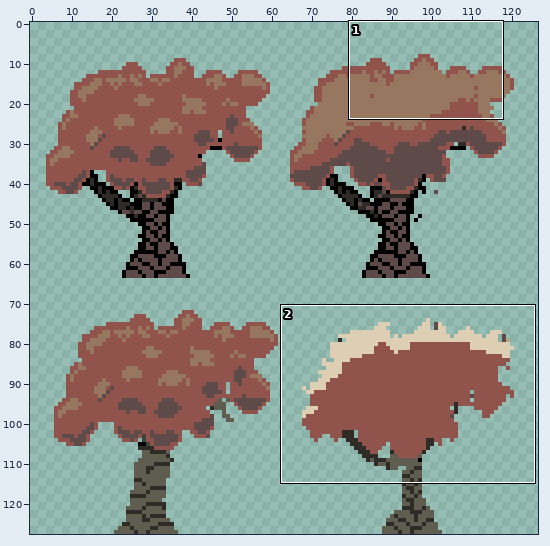
Two states of a pixel-art file, assets/enviroment/tree.ase. The first picture is a wide view before the edit; the outline marks the close-up.
Close-up. The starting point:
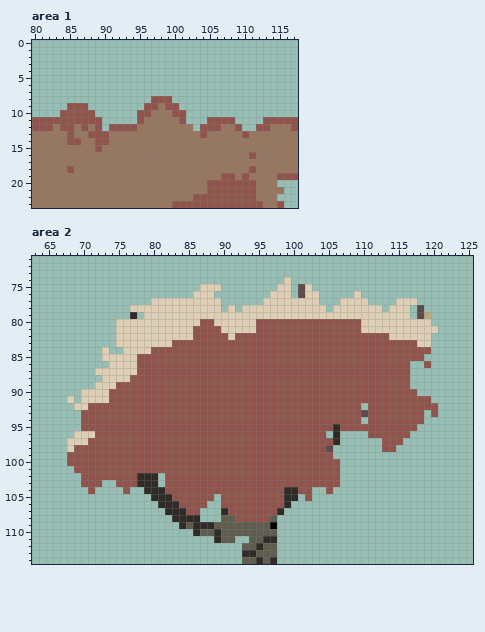
128x128 pixels, 1 frame. Shown: area 1: x 80..117, y 0..23; area 2: x 63..125, y 71..114. The wide view leaves out empty margins. The commit also changed other parts of the picture, which this record leaves out.
The same view after the edit:
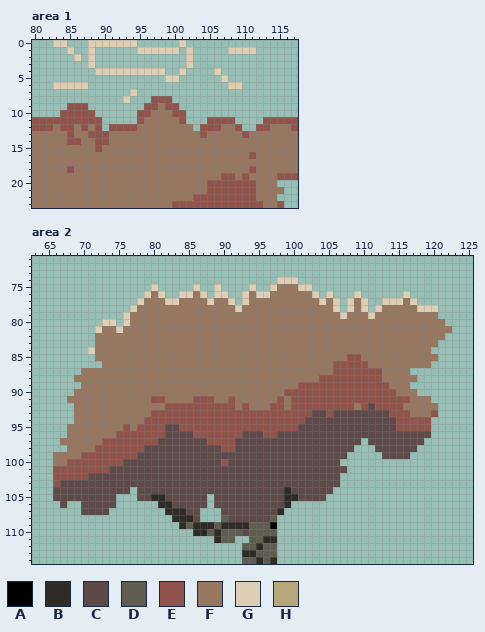
Palette (. is transparent): A #000000  B #2f2c27  C #5e4a48  D #5f5d4f  E #90544d  F #977760  G #deceb4  H #b6a87b
What changed:
Changed rows in their new state; - is an unchanged pixel.
Area 1, layer "leaves":
first column x 83:
 0 GG---GGGGGGG------G----------
 1 --G--G------GGGGGG-G-----GGGG
 2 ---G-G-------------G---------
 3 -----G-------------G---------
 4 ------GGGGGGGGGG--G----G-----
 5 ----------------GG------G----
 6 GGGGG--------------------GG--
 7 -----------G-----------------
 8 ----------G------------------
Area 2, layer "leaves":
first column x 66:
 74 --------------------------------G-G----------------------
 75 --------------G-----G..-----G--GFFFG---------------------
 76 -------------GFG--GGF-.GG--GFGGFFFFFF--G----------G------
 77 ------------GFFF--FFFF-FFG-GFFFFFFFFFFGFG.-F---GG-F------
 78 ------------FFFFFFFFFFFFFFGFFFFFFFFFFFFF-.-F-.-FFFFFGGG--
 79 ----------GFFFFFFFFFFFFFFFFFFFFFFFFFFFFFF-FFF-FFFFFFFFF--
 80 -------GG.-FFFFFFFFFFFFFFFFFFFFFFFFFFFFFFFFFFFFFFFFFFFFF-
 81 ------GFF-FFFFFFFFFFFFFFFFFFFFFFFFFFFFFFFFFFFFFFFFFFFFFFF
 82 ------FFFFFFFFFFFFFFFFFFFFFFFFFFFFFFFFFFFFFFFFFFFFFFFFFF-
 83 ------FFFFFFFFFFFFFFFFFFFFFFFFFFFFFFFFFFFFFFFFFFFFFFFFF--
 84 -----GFFFFFFFFFFFFFFFFFFFFFFFFFFFFFFFFFFFFFFFFFFFFFFFF---
 85 ------FFFFFFFFFFFFFFFFFFFFFFFFFFFFFFFFFFFF--FFFFFFFFFFF--
 86 -------FFFFFFFFFFFFFFFFFFFFFFFFFFFFFFFFF-----FFFFFFFFF---
 87 ----FFFFFFFFFFFFFFFFFFFFFFFFFFFFFFFFFFFF-------FFFF------
 88 ---FFFFFFFFFFFFFFFFFFFFFFFFFFFFFFFFFFF---------FFFFF-----
 89 ----FFFFFFFFFFFFFFFFFFFFFFFFFFFFFFF-------------FFF------
 90 ---FFFFFFFFFFFFFFFFFFFFFFFFFFFFFF----------------FFF-----
 91 --FFFFFFFFFFFF--FFFF---FF-FFFFFF-F-----------------FFF---
 92 ---FFFFFFFFFFFFF----------F-FFF--F---------FEC----FFFFF--
 93 ---FFFFFFFFFFF-----------------------CC-CCCC-CCC---FFF---
 94 ---FFFFFFFFFF-----------------------CCCCCCCCCCCCC----E---
 95 --FFFFFFFF-F----CC-----------------CCCCCCCCCCCCCC---EE---
 96 --FFFFFFF-------CCCC-------CCC--CCCCCCCCCCCCCCCCCCCCCC---
 97 -FFFFFF--------CCCCCCC----CCCCCCCCCCCCCCCCCC-CCCCCCCC----
 98 --FFFF-------CCCCCCCCCCC--CCCCCCCCCCCCC-CCC---CCCCCC-----
 99 FFFF--------CCCCCCCCCCCCCCCCCCCCCCCCCCCCCC-----CCCC------
100 FF--------CCCCCCCCCCCCCC-CCCCCCCCCCCCCCCC----------------
101 EEE-----CCCCCCCCCCCCCCCCCCCCCCCCCCCCCCCCCC---------------
102 EEEE-CCCCCCCCCCCCCCCCCCCCCCCCCCCCCCCCCCCC----------------
103 ECCCCCCCCCCCCCCCCCCCCCCCCCCCCCCCCCCCCCCCC----------------
104 CCCCCCCCCCC-CCCCCCCCCCCCCCCCCCCCC-CCCCCC-----------------
105 CCCCCCCCC---CC--CCCCCC.CCCCCCCCCC--CCCC------------------
106 -C--CCCCC--------CCCCC-CCCCCCCCCC------------------------
107 ----CCCC-----------CC---CCCCCCCC-------------------------
108 --------------------C----CCCCCC--------------------------
109 ------------------------BBBB-----------------------------
110 ---------------------B-----C-----------------------------
Boxes around the changes in both close-ups, in picture pixels (x1, y1, x2, y2):
added: (53, 40, 256, 103)
changed: (53, 277, 452, 536)
